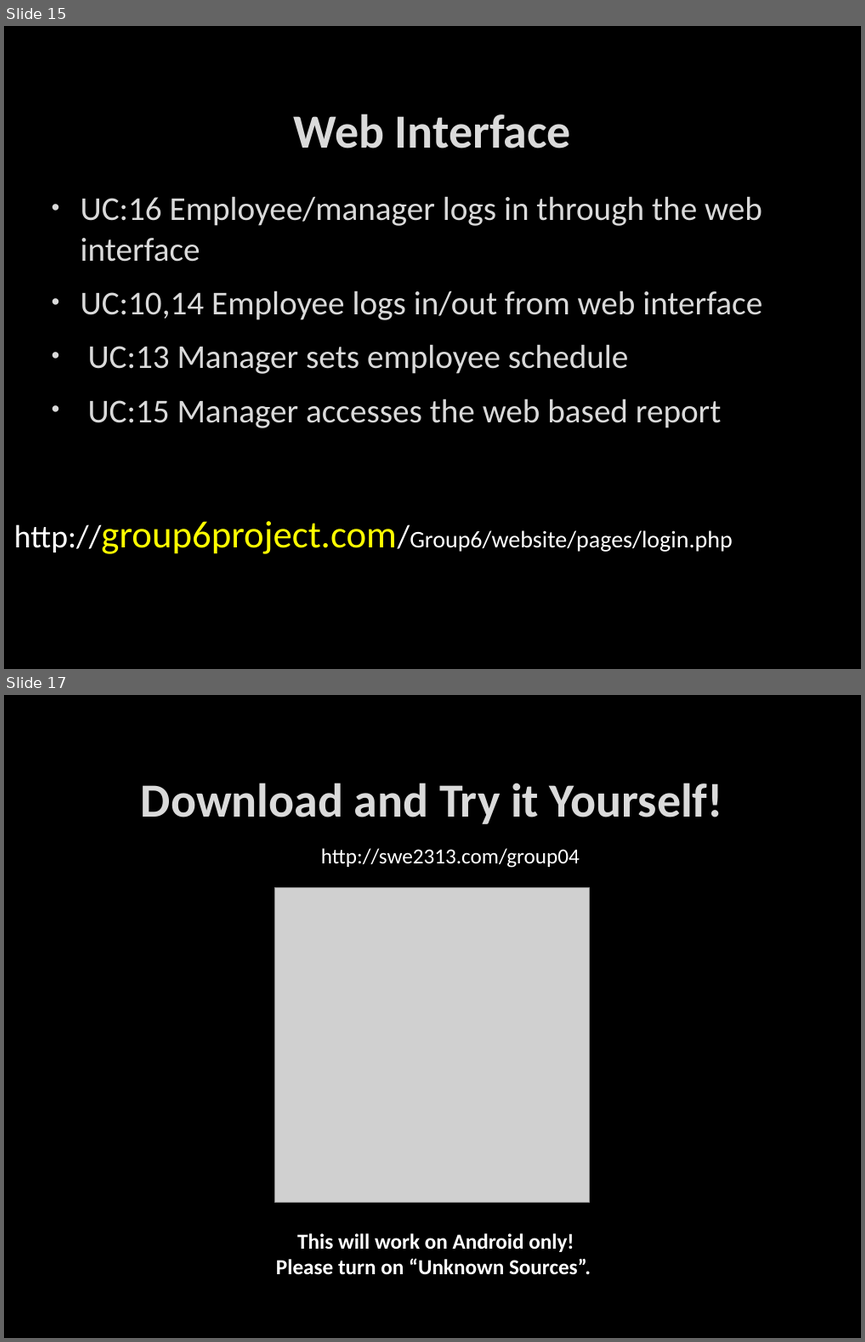
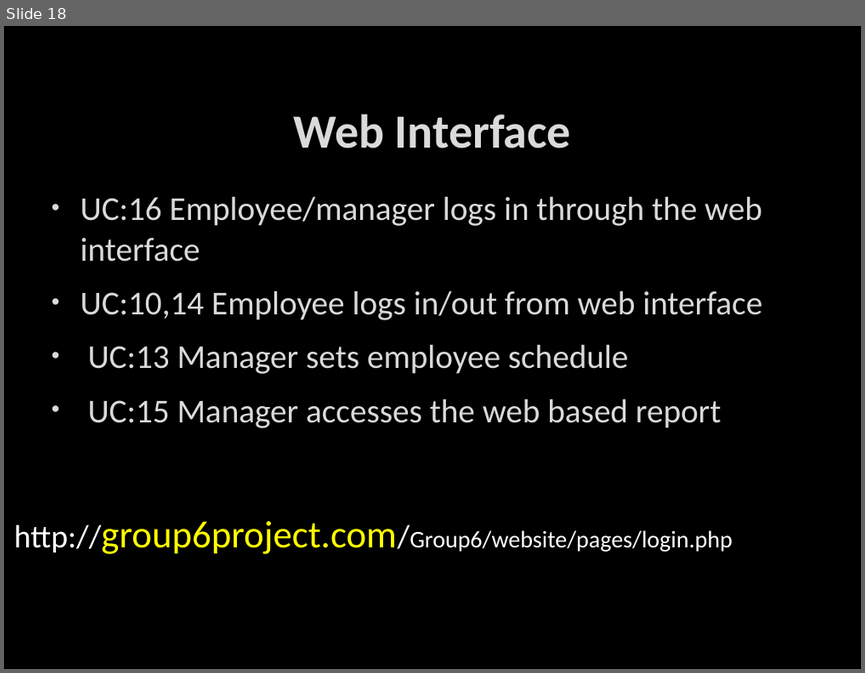
Before and after one commit to ddave2122/Group6, a slide deck: MobAppFinalPresent.pptx. Shown one above the other, each under a label of ours: slides 15 and 17 before the commit, slide 18 after it; the slides between them are not shown. The pictures are 865x1342 and 865x673 pixels, drawn with LibreOffice and Linux fonts; fonts in the diff are those of the drawing; grey boxes stand for pictures; background and template pictures are left out. Boxes give left, top, right and bottom in pixels: in the first picture for what was removed or moved away, otherwise in the second. Text is boxed around its words. In the diff, an @@ line names an element or a change of style, - is before the commit and + after.

```diff
--- a/MobAppFinalPresent.pptx
+++ b/MobAppFinalPresent.pptx
@@ slide 17 removed at [4,695,861,1338], background picture (left out) @@
@@ title removed at [141,783,723,824] @@
-Download and Try it Yourself!
@@ text removed at [321,848,579,868] @@
-http://swe2313.com/group04
@@ picture removed at [275,888,589,1202] @@
@@ text removed at [276,1233,590,1275] @@
-This will work on Android only!
-Please turn on “Unknown Sources”.
@@ what was slide 15 is now slide 18 @@
```
Also in this commit, not shown: 4 slides changed, 5 slides added, 2 other slides removed, 5 other files.
